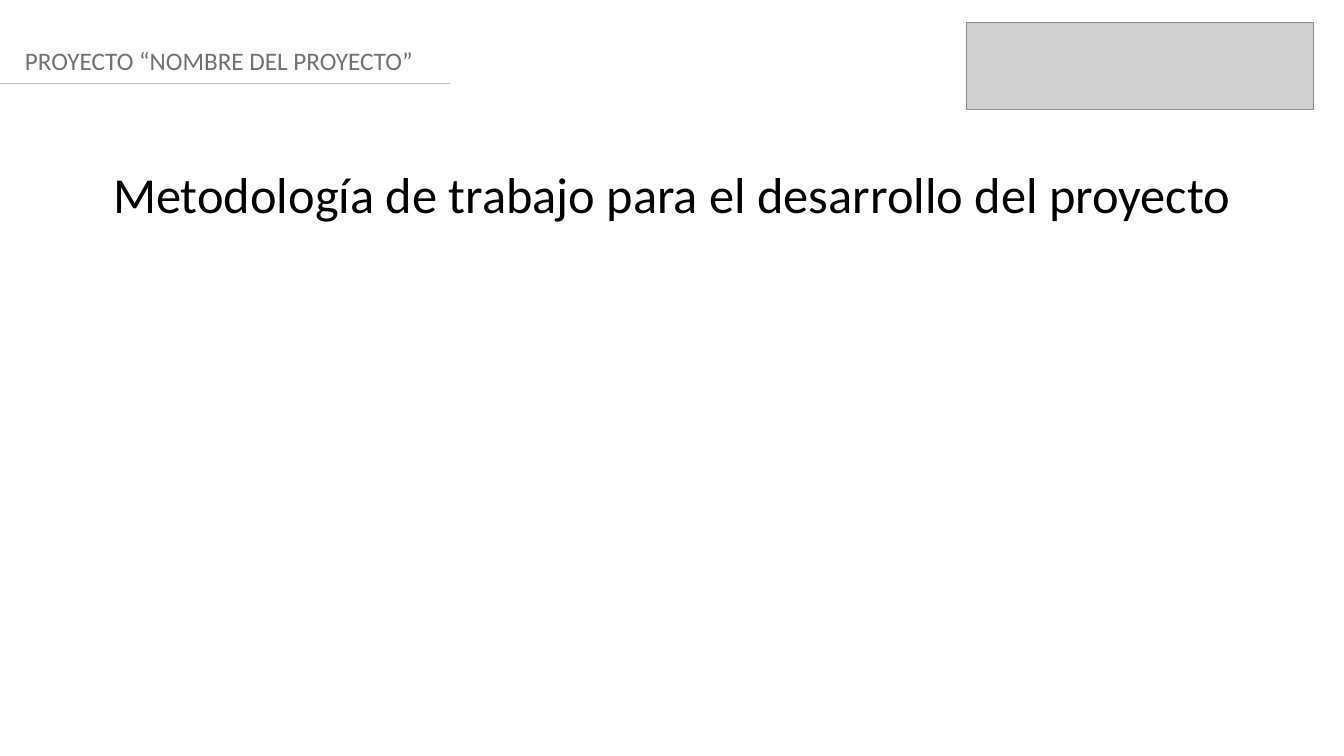
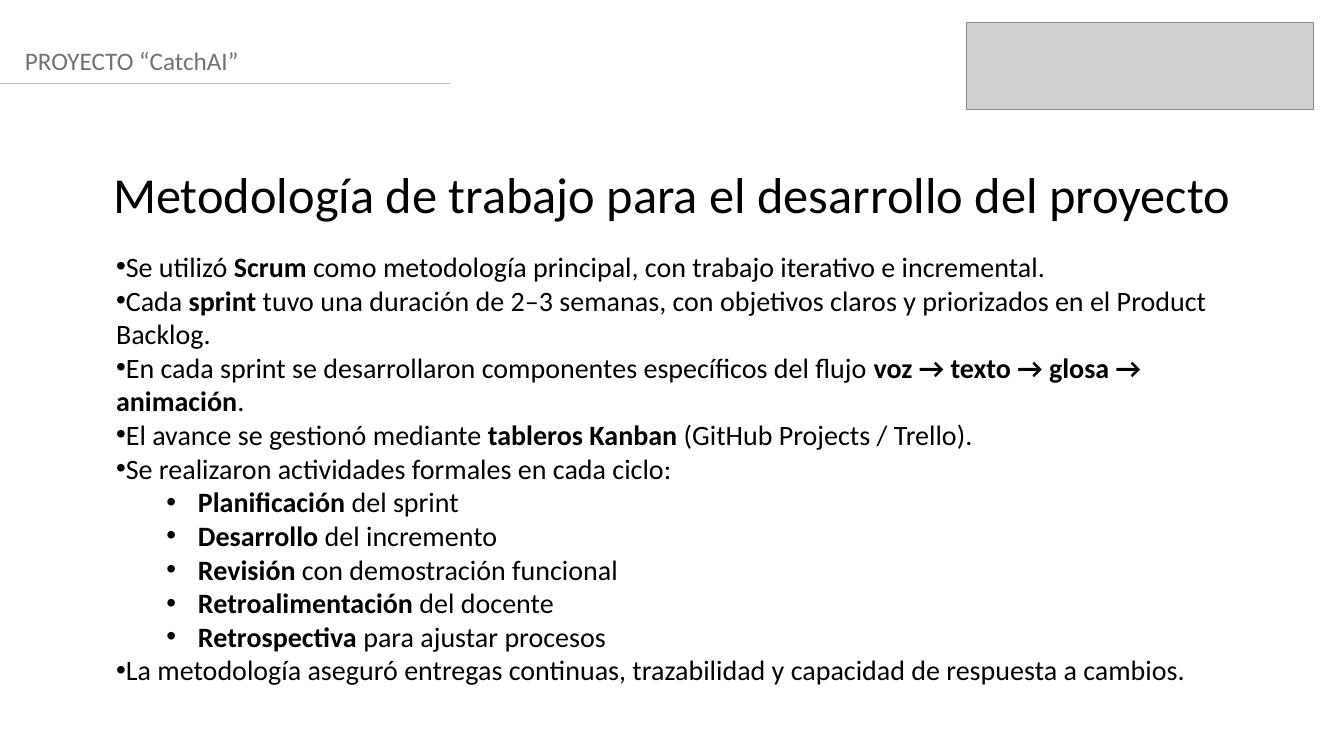
Before and after one commit to eypino/CatchAI, a slide deck: slide 6 of Fase 2/Evidencias Grupales/Formato Presentación final.pptx. Drawn at 1344x756 pixels with LibreOffice and Linux fonts; fonts in the diff are those of the drawing; grey boxes stand for pictures. Boxes give left, top, right and bottom in pixels: in the first picture for what was removed or moved away, otherwise in the second. Text is boxed around its words. In the diff, an @@ line names an element or a change of style, - is before the commit and + after.

```diff
--- a/Fase 2/Evidencias Grupales/Formato Presentación final.pptx
+++ b/Fase 2/Evidencias Grupales/Formato Presentación final.pptx
@@ text at [25, 52, 238, 70]: text changed @@
-PROYECTO “NOMBRE DEL PROYECTO”
+PROYECTO “CatchAI”
@@ text added at [116, 257, 1206, 685], 20 pt, text #000000 @@
+• Se utilizó Scrum como metodología principal, con trabajo iterativo e incremental.
+• Cada sprint tuvo una duración de 2–3 semanas, con objetivos claros y priorizados en el Product Backlog.
+• En cada sprint se desarrollaron componentes específicos del flujo voz → texto → glosa → animación.
+• El avance se gestionó mediante tableros Kanban (GitHub Projects / Trello).
+• Se realizaron actividades formales en cada ciclo:
+  • Planificación del sprint
+  • Desarrollo del incremento
+  • Revisión con demostración funcional
+  • Retroalimentación del docente
+  • Retrospectiva para ajustar procesos
+• La metodología aseguró entregas continuas, trazabilidad y capacidad de respuesta a cambios.
```
Also in this commit, not shown: 10 other slides changed, 3 slides added, 2 slides removed, 1 other file.
